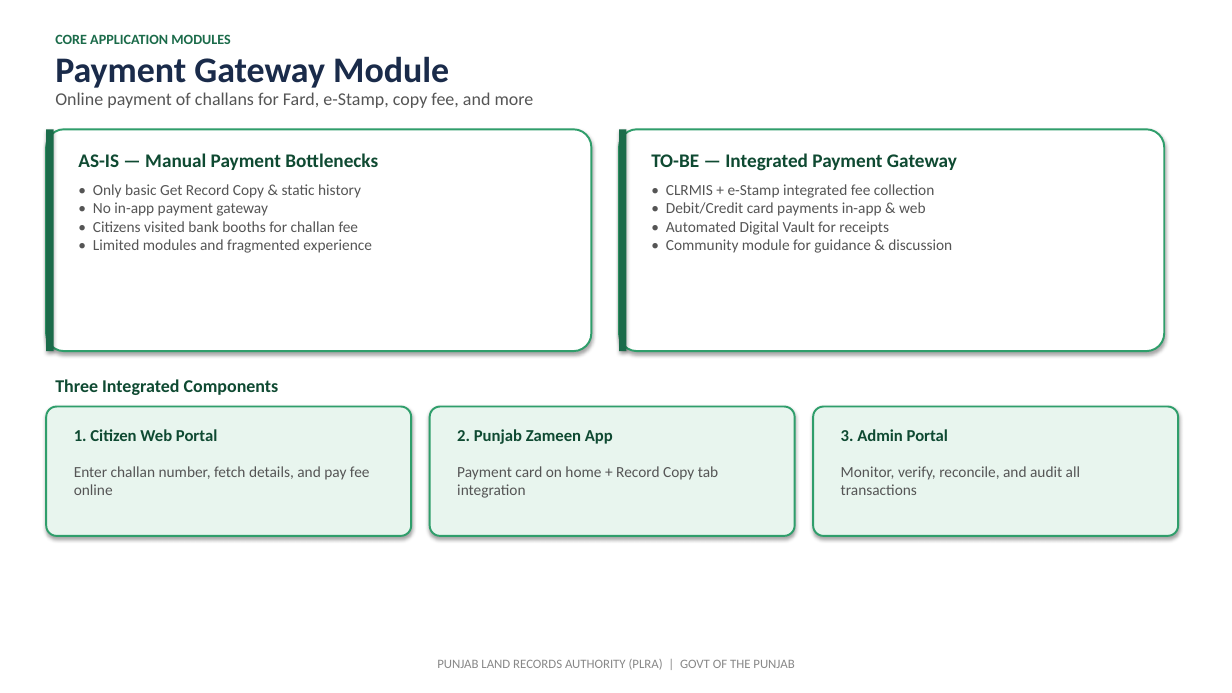
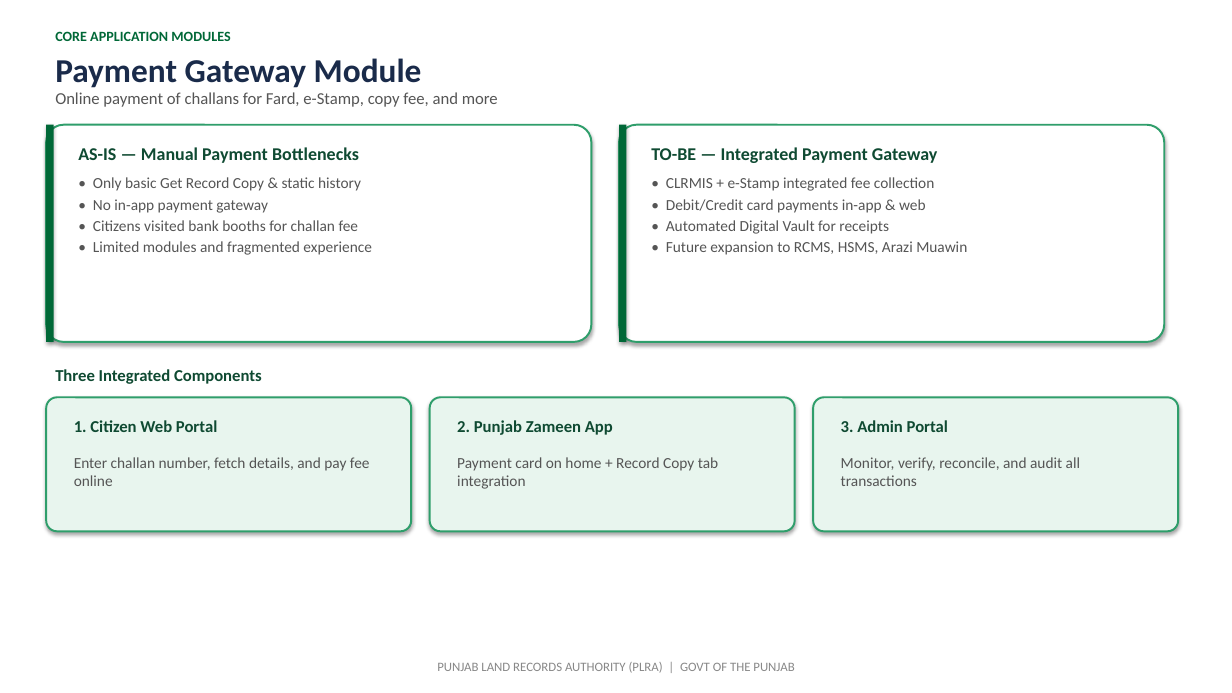
Before and after one commit to GulraizAhmed/GulraizAhmed, a slide deck: slide 10 of Punjab_Zameen_Application.pptx (slide 14 before the commit). Drawn at 1232x693 pixels with LibreOffice and Linux fonts; fonts in the diff are those of the drawing. Boxes give left, top, right and bottom in pixels: in the first picture for what was removed or moved away, otherwise in the second. Text is boxed around its words. In the diff, an @@ line names an element or a change of style, - is before the commit and + after.

```diff
--- a/Punjab_Zameen_Application.pptx
+++ b/Punjab_Zameen_Application.pptx
@@ text "CORE APPLICATION MODULES" at (x1=55, y1=31, x2=230, y2=41): text colour #1B6B4A to #006837; more space between paragraphs @@
@@ text "Payment Gateway Module" at (x1=55, y1=58, x2=422, y2=88): size 28 to 26 pt; more space between paragraphs @@
@@ text "Online payment of challans for ..." at (x1=55, y1=92, x2=498, y2=107): size 14 to 13 pt; more space between paragraphs @@
@@ rounded rectangle resized from (x1=46, y1=129, x2=592, y2=351) to (x1=46, y1=125, x2=592, y2=342) @@
@@ rectangle resized from (x1=46, y1=129, x2=54, y2=351) to (x1=46, y1=125, x2=54, y2=342) @@
@@ rectangle at (x1=46, y1=125, x2=54, y2=342): fill #1B6B4A to #006837 @@
@@ text "AS-IS — Manual Payment Bottlenecks" at (x1=78, y1=147, x2=359, y2=163): size 15 to 14 pt; more space between paragraphs @@
@@ rounded rectangle resized from (x1=619, y1=129, x2=1165, y2=351) to (x1=619, y1=125, x2=1165, y2=342) @@
@@ rectangle at (x1=619, y1=125, x2=627, y2=342): fill #1B6B4A to #006837 @@
@@ rectangle resized from (x1=619, y1=129, x2=627, y2=351) to (x1=619, y1=125, x2=627, y2=342) @@
@@ text "TO-BE — Integrated Payment Gateway" at (x1=651, y1=147, x2=938, y2=163): size 15 to 14 pt; more space between paragraphs @@
@@ text "• Only basic Get Record ..." moved from (x1=93, y1=184, x2=372, y2=253) to (x1=93, y1=177, x2=372, y2=255) @@
@@ text "• CLRMIS + e-Stamp integrated ..." moved from (x1=666, y1=184, x2=952, y2=253) to (x1=666, y1=177, x2=967, y2=255) @@
@@ text at (x1=666, y1=177, x2=934, y2=234): more space between paragraphs @@
@@ text at (x1=666, y1=241, x2=967, y2=255): text changed @@
-• Community module for guidance & discussion
+• Future expansion to RCMS, HSMS, Arazi Muawin
@@ text "Three Integrated Components" at (x1=55, y1=369, x2=262, y2=384): size 14 to 13 pt; more space between paragraphs @@
@@ rounded rectangle resized from (x1=46, y1=407, x2=411, y2=536) to (x1=46, y1=397, x2=411, y2=531) @@
@@ rounded rectangle resized from (x1=430, y1=407, x2=795, y2=536) to (x1=430, y1=397, x2=795, y2=531) @@
@@ rounded rectangle resized from (x1=813, y1=407, x2=1178, y2=536) to (x1=813, y1=397, x2=1178, y2=531) @@
@@ more space between paragraphs in 8 elements at (x1=437, y1=662, x2=794, y2=673), (x1=93, y1=177, x2=372, y2=255), (x1=74, y1=457, x2=370, y2=486), (x1=457, y1=457, x2=718, y2=489), (x1=841, y1=457, x2=1080, y2=486), (x1=74, y1=420, x2=217, y2=432), (x1=457, y1=420, x2=613, y2=435), (x1=841, y1=420, x2=948, y2=432) @@
@@ 4 texts moved together from (x1=55, y1=379, x2=948, y2=444) to (x1=55, y1=369, x2=948, y2=435) @@
@@ text "Enter challan number, fetch details, ..." moved from (x1=74, y1=466, x2=370, y2=495) to (x1=74, y1=457, x2=370, y2=486) @@
@@ text "Payment card on home + ..." moved from (x1=457, y1=466, x2=718, y2=498) to (x1=457, y1=457, x2=718, y2=489) @@
@@ text "Monitor, verify, reconcile, and audit ..." moved from (x1=841, y1=466, x2=1080, y2=495) to (x1=841, y1=457, x2=1080, y2=486) @@
```
Also in this commit, not shown: 16 other slides changed, 7 slides added, 7 slides removed, 2 other files.
